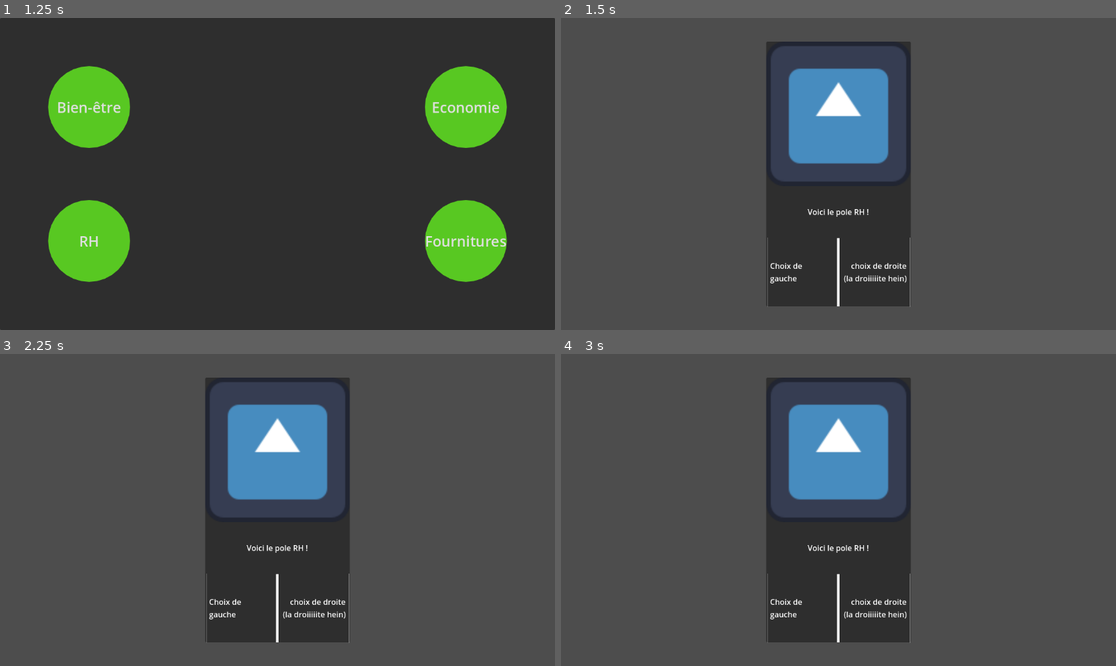
Above: before the commit, frames 1-4 (two rows, left to right).
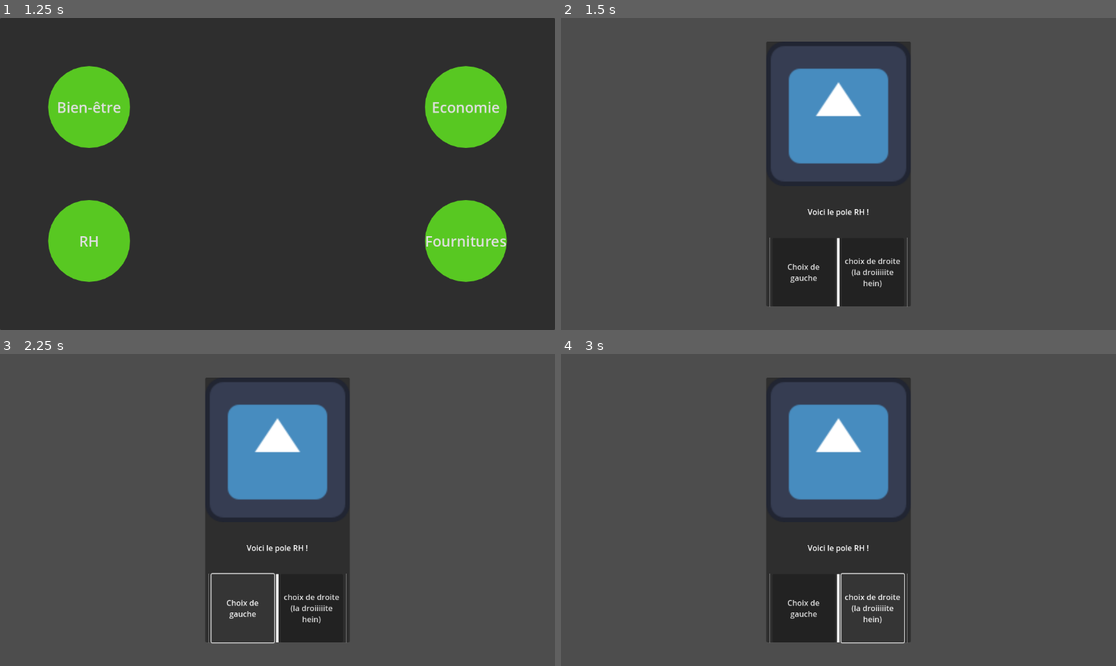
Above: after the commit, the same moments.

Repository: Bebel9445/audit_inc
Game: Godot game, scene res://Scenes/Main.tscn
The game is run twice, just before and just after one commit, with the same random seed, the same clock (stepped at 60 frames per second) and the same inputs. The engine's default icon, where the game draws it, is replaced by a stand-in: a white triangle on a blue panel in a dark square.
Inputs (mouse positions are in pixels of both pictures, inside the frame that each line leads up to):
- Up to frame 1 (1.25 s): click "Facile" at 0.5 s
- Up to frame 2 (1.5 s): click "RH" at 1.25 s
- Up to frame 3 (2.25 s): click (244, 606) at 2 s, where only the run after the commit has a clickable "Choix de gauche"
- Up to frame 4 (3 s): click (871, 606) at 2.75 s, where only the run after the commit has a clickable "choix de droite (la droiiiiit…"

Frame 1 is identical in both runs. In frame 2, 0.7% of the frame differs, in the area x 37-63%, y 70-93%; in frame 3, 0.9%; in frame 4, 0.9%.

Commit message:
Modifications des cartes

Diff:
--- a/Scenes/Carte.tscn
+++ b/Scenes/Carte.tscn
@@ -45,12 +45,10 @@
 [node name="VSeparator2" type="VSeparator" parent="VBoxContainer/HBoxContainer"]
 layout_mode = 2
 
-[node name="LabelGauche" type="Label" parent="VBoxContainer/HBoxContainer"]
-custom_minimum_size = Vector2(125, 0)
+[node name="BoutonGauche" type="Button" parent="VBoxContainer/HBoxContainer"]
+custom_minimum_size = Vector2(130, 0)
 layout_mode = 2
-size_flags_horizontal = 2
 text = "test1"
-vertical_alignment = 1
 autowrap_mode = 2
 
 [node name="ColorRect" type="ColorRect" parent="VBoxContainer/HBoxContainer"]
@@ -58,13 +56,10 @@
 layout_mode = 2
 size_flags_horizontal = 4
 
-[node name="LabelDroite" type="Label" parent="VBoxContainer/HBoxContainer"]
-custom_minimum_size = Vector2(135, 0)
+[node name="BoutonDroite" type="Button" parent="VBoxContainer/HBoxContainer"]
+custom_minimum_size = Vector2(130, 0)
 layout_mode = 2
-size_flags_horizontal = 10
 text = "test2"
-horizontal_alignment = 2
-vertical_alignment = 1
 autowrap_mode = 2
 
 [node name="VSeparator" type="VSeparator" parent="VBoxContainer/HBoxContainer"]
--- a/Scripts/initCarte.gd
+++ b/Scripts/initCarte.gd
@@ -2,8 +2,8 @@
 
 @onready var card_image: TextureRect = $VBoxContainer/TextureRect
 @onready var card_text: Label = $VBoxContainer/Label
-@onready var card_text_gauche: Label = $VBoxContainer/HBoxContainer/LabelGauche
-@onready var card_text_droite: Label = $VBoxContainer/HBoxContainer/LabelDroite
+@onready var card_text_gauche: Button = $VBoxContainer/HBoxContainer/BoutonGauche
+@onready var card_text_droite: Button = $VBoxContainer/HBoxContainer/BoutonDroite
 
 func _ready():
 	pass
@@ -13,8 +13,3 @@
 	card_text.text = text
 	card_text_gauche.text = textGauche
 	card_text_droite.text = textDroite
-
-#var img = load("res://pngtree-gold-coins-stack-icon-flat-illustration-of-golden-vector-for-web-png-image_12528911.png")
-#func _process(delta):
-	#if Input.is_action_just_pressed("click_mouse"):
-		#set_card(img, "Voici une pile de pièce !")
